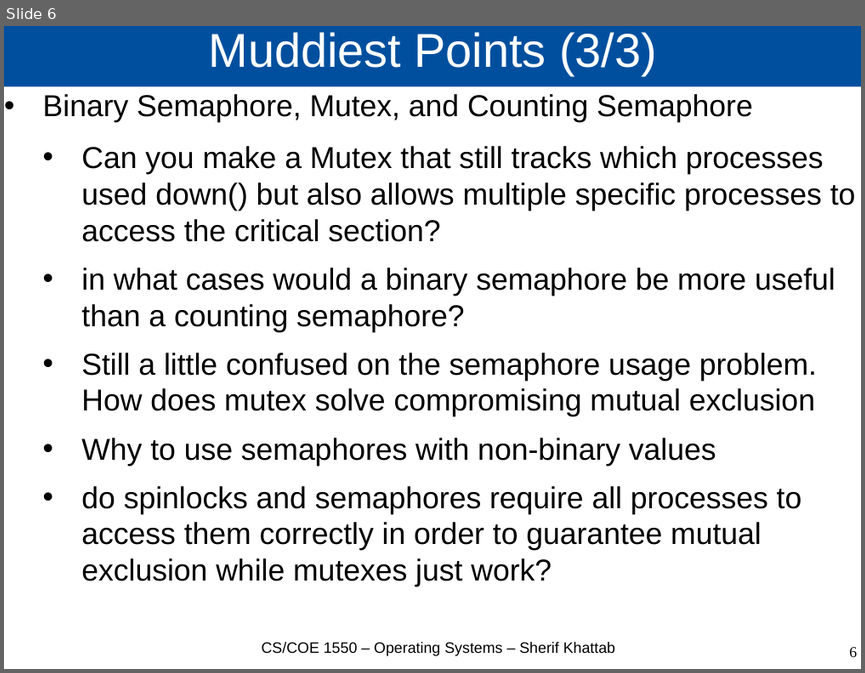
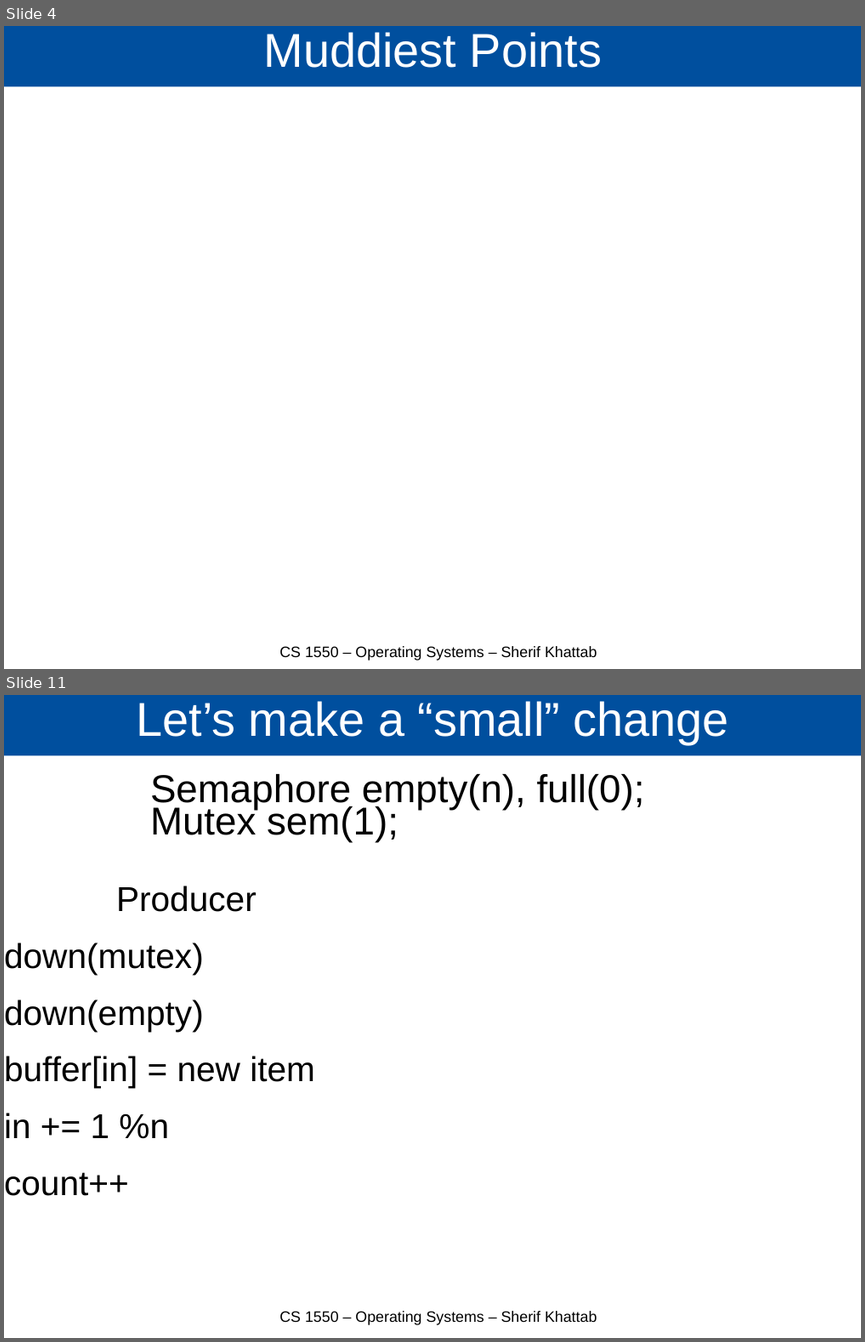
Before and after one commit to cs1550-2224/cs1550-code-handouts, a slide deck: DraftSlides/Lecture7.pptx. Shown one above the other, each under a label of ours: slide 6 before the commit, slides 4 and 11 after it; the slides between them are not shown. The pictures are 865x673 and 865x1342 pixels, drawn with LibreOffice and Linux fonts; fonts in the diff are those of the drawing. Boxes give left, top, right and bottom in pixels: in the first picture for what was removed or moved away, otherwise in the second. Text is boxed around its words. In the diff, an @@ line names an element or a change of style, - is before the commit and + after.

```diff
--- a/DraftSlides/Lecture7.pptx
+++ b/DraftSlides/Lecture7.pptx
@@ slide 11 added at box(4, 695, 861, 1338), background #FFFFFF @@
@@ title added at box(4, 695, 861, 756), fill #004F9E, 44 pt, text #FFFFFF @@
+Let’s make a “small” change
@@ text added at box(150, 774, 645, 842), 36 pt, text #000000 @@
+Semaphore empty(n), full(0);
+Mutex sem(1);
@@ text added at box(4, 885, 315, 1196), 32 pt, text #000000 @@
+Producer
+down(mutex)
+down(empty)
+buffer[in] = new item
+in += 1 %n
+count++
@@ text added at box(279, 1310, 596, 1325), 14 pt, text #000000 @@
+CS 1550 – Operating Systems – Sherif Khattab
@@ what was slide 6 is now slide 4 @@
@@ slide 4 changed as well @@
@@ title at box(264, 32, 602, 68): text changed @@
-Muddiest Points (3/3)
+Muddiest Points
@@ text removed at box(43, 94, 856, 586) @@
-• Binary Semaphore, Mutex, and Counting Semaphore
-  • Can you make a Mutex that still tracks which processes used down() but also allows multiple specific processes to access the critical section?
-  • in what cases would a binary semaphore be more useful than a counting semaphore?
-  • Still a little confused on the semaphore usage problem. How does mutex solve compromising mutual exclusion
-  • Why to use semaphores with non-binary values
-  • do spinlocks and semaphores require all processes to access them correctly in order to guarantee mutual exclusion while mutexes just work?
@@ text at box(279, 646, 596, 660): text changed @@
-CS/COE 1550 – Operating Systems – Sherif Khattab
+CS 1550 – Operating Systems – Sherif Khattab
@@ page number removed at box(849, 646, 857, 657) @@
-6
```
Also in this commit, not shown: 3 other slides changed, 6 other slides added, 2 slides removed, 1 other file.
